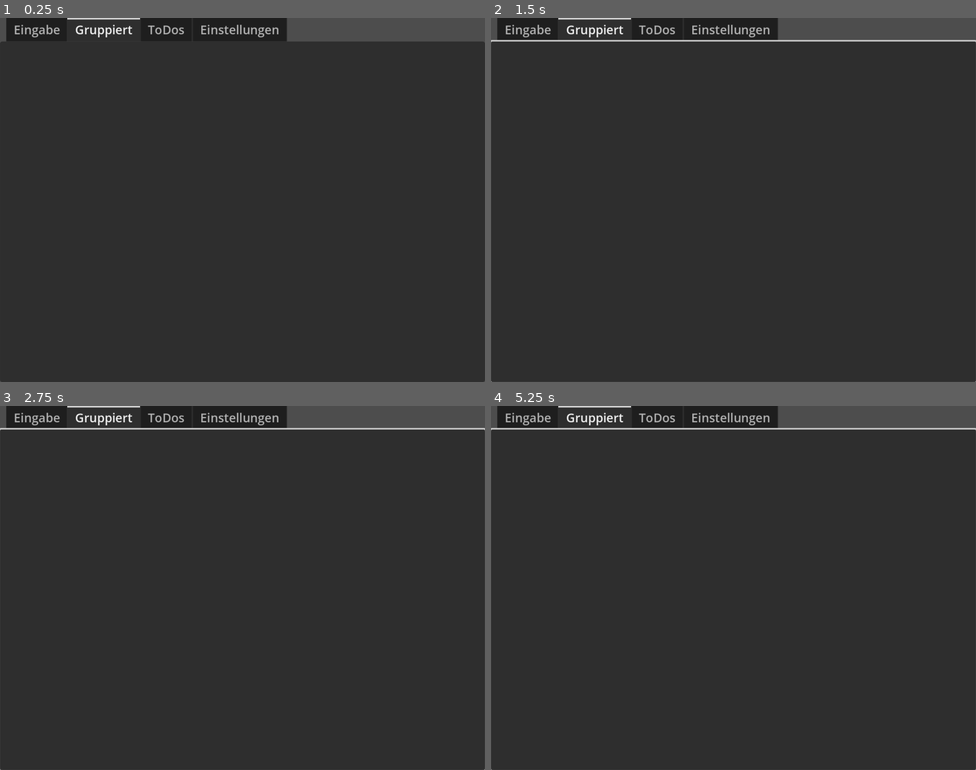
Above: before the commit, frames 1-4 (two rows, left to right).
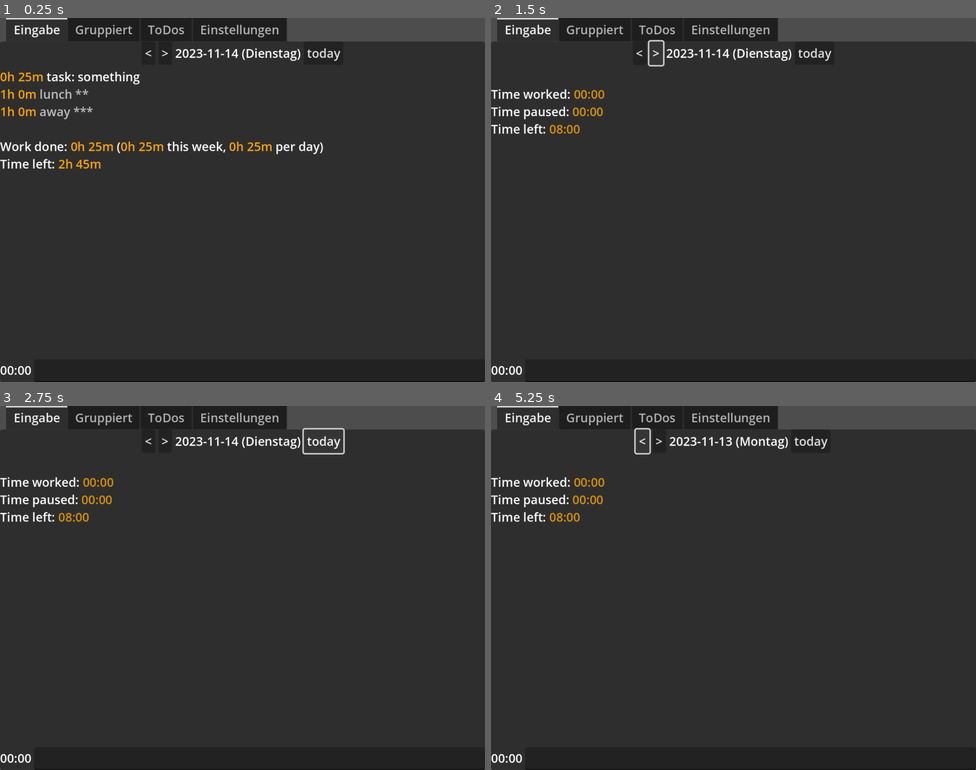
Above: after the commit, the same moments.

Repository: FailedCode/timelog
Game: Godot game, scene res://main.tscn
Two runs of this game, one before a commit and one after it. Both use one fixed random seed, a clock stepped at 60 frames per second and the inputs below.
Inputs (mouse positions are in pixels of both pictures, inside the frame that each line leads up to):
- Up to frame 1 (0.25 s): no input
- Up to frame 2 (1.5 s): click (641, 54) at 0.5 s, where only the run after the commit has a clickable "<"; click (660, 54) at 1.25 s, where only the run after the commit has a clickable ">"
- Up to frame 3 (2.75 s): click (324, 442) at 2 s, where only the run after the commit has a clickable "today"
- Up to frame 4 (5.25 s): click (641, 442) at 2.75 s, where only the run after the commit has a clickable "<"; click (660, 442) at 3.5 s, where only the run after the commit has a clickable ">"; click (815, 442) at 4.25 s, where only the run after the commit has a clickable "today"; click (641, 442) at 5 s, where only the run after the commit has a clickable "<"

The runs differ from the first frame. In frame 1, 3.0% of the frame differs, in the area x 0-100%, y 0-100%; in frame 2, 2.6%; in frame 3, 2.6%; in frame 4, 2.6%.

Commit message:
wired date change buttons, text update used current date

Diff:
--- a/main.gd
+++ b/main.gd
@@ -202,8 +202,7 @@
 	var timeWorked = 0
 	var timePaused = 0
 	var colorTime:String = timeColorPicker.color.to_html()
-	# TODO: use selected day
-	var timelog_today = get_timelog_entries(time())
+	var timelog_today = get_timelog_entries(currentDateTimestamp)
 	for entry in timelog_today:
 		if timelast == 0:
 			timelast = entry.timestamp
@@ -232,8 +231,7 @@
 	var colorText:String = textColorPicker.color.to_html()
 	var colorTime:String = timeColorPicker.color.to_html()
 	var groupedDict:Dictionary
-	# TODO: use selected day
-	var timelog_today = get_timelog_entries(time())
+	var timelog_today = get_timelog_entries(currentDateTimestamp)
 	for entry:Timelog in timelog_today:
 		if timelast == 0:
 			timelast = entry.timestamp
@@ -243,7 +241,6 @@
 		if entry.text.contains("**"):
 			continue
 		var group:Array = entry.text.split(": ", false, 1)
-		print(group)
 		var diff:int = groupedDict.get(group[0], 0)
 		groupedDict.set(group[0], diff + timediff)
 
@@ -286,6 +283,23 @@
 	var key = get_date_string(tstamp)
 	return timelog.get_or_add(key, [])
 
+func _on_date_back_button_pressed() -> void:
+	currentDateTimestamp -= 86400
+	dateLabel.text = get_date_formated(dateFormat.text, currentDateTimestamp)
+	update_text_controls()
+
+func _on_date_forward_button_pressed() -> void:
+	currentDateTimestamp += 86400
+	if (currentDateTimestamp > time()):
+		currentDateTimestamp = time()
+	dateLabel.text = get_date_formated(dateFormat.text, currentDateTimestamp)
+	update_text_controls()
+
+func _on_date_today_button_pressed() -> void:
+	currentDateTimestamp = time()
+	dateLabel.text = get_date_formated(dateFormat.text, currentDateTimestamp)
+	update_text_controls()
+
 ## settings change
 ## if you work for more than 10 hours a day... I don't know what to tell you, but that is too much
 func _on_daily_working_hours_value_changed(value: float) -> void:
--- a/main.tscn
+++ b/main.tscn
@@ -23,11 +23,10 @@
 anchor_bottom = 1.0
 grow_horizontal = 2
 grow_vertical = 2
-current_tab = 1
+current_tab = 0
 clip_tabs = false
 
 [node name="Eingabe" type="VBoxContainer" parent="TabContainer"]
-visible = false
 layout_mode = 2
 metadata/_tab_index = 0
 
@@ -92,6 +91,7 @@
 keep_editing_on_text_submit = true
 
 [node name="Gruppiert" type="VBoxContainer" parent="TabContainer"]
+visible = false
 layout_mode = 2
 metadata/_tab_index = 1
 
@@ -267,6 +267,9 @@
 
 [connection signal="tree_exiting" from="." to="." method="_on_tree_exiting"]
 [connection signal="timeout" from="SecondTimer" to="." method="_on_second_timer_timeout"]
+[connection signal="pressed" from="TabContainer/Eingabe/DateContainer/DateBackButton" to="." method="_on_date_back_button_pressed"]
+[connection signal="pressed" from="TabContainer/Eingabe/DateContainer/DateForwardButton" to="." method="_on_date_forward_button_pressed"]
+[connection signal="pressed" from="TabContainer/Eingabe/DateContainer/DateTodayButton" to="." method="_on_date_today_button_pressed"]
 [connection signal="text_submitted" from="TabContainer/Eingabe/InputContainer/Input" to="." method="_on_input_text_submitted"]
 [connection signal="value_changed" from="TabContainer/Einstellungen/HBoxContainer/DailyWorkingHours" to="." method="_on_daily_working_hours_value_changed"]
 [connection signal="text_changed" from="TabContainer/Einstellungen/HBoxContainer2/DateFormat" to="." method="_on_date_format_text_changed"]
